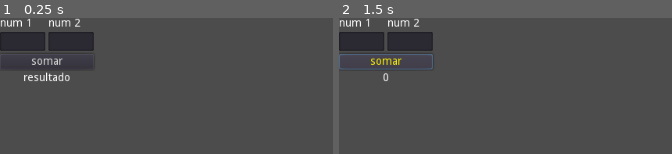
Above: before the commit, frames 1-2 (left to right).
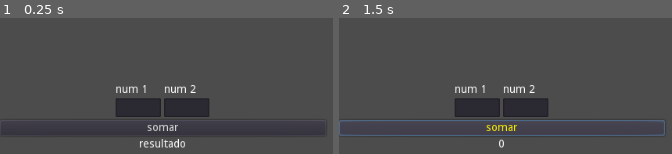
Above: after the commit, the same moments.

Repository: RenatoMontanher/ProjPedagDevGames
Game: Godot game, scene res://cenas/exercicio2.tscn
Same seed, same stepped clock (60 frames per second), same inputs: the game is played once before the commit and once after it. This scene is started directly instead of the project's main scene.
Inputs:
- Up to frame 1 (0.25 s): no input
- Up to frame 2 (1.5 s): click "somar" at 0.5 s; click "somar" at 1.25 s

The runs differ from the first frame. In frame 1, 11% of the frame differs, in the area x 0-94%, y 0-96%; in frame 2, 11%, in the area x 0-98%, y 0-96%.

Commit message:
resolução exercicio 3

Diff:
--- a/cenas/exercicio2.tscn
+++ b/cenas/exercicio2.tscn
@@ -2,7 +2,7 @@
 
 [ext_resource path="res://scripts/btnSomar.gd" type="Script" id=1]
 
-[node name="exercicio2" type="Node2D" index="0"]
+[node name="exercicio2" type="Node2D"]
 
 [node name="HBoxContainer" type="VBoxContainer" parent="." index="0"]
 
@@ -10,15 +10,15 @@
 anchor_top = 0.0
 anchor_right = 0.0
 anchor_bottom = 0.0
-margin_right = 40.0
-margin_bottom = 40.0
-rect_pivot_offset = Vector2( 0, 0 )
-rect_clip_content = false
-mouse_filter = 1
-mouse_default_cursor_shape = 0
-size_flags_horizontal = 1
-size_flags_vertical = 1
-alignment = 0
+margin_right = 417.0
+margin_bottom = 255.0
+rect_pivot_offset = Vector2( 0, 0 )
+rect_clip_content = false
+mouse_filter = 1
+mouse_default_cursor_shape = 0
+size_flags_horizontal = 1
+size_flags_vertical = 1
+alignment = 1
 _sections_unfolded = [ "Margin" ]
 
 [node name="HBoxContainer" type="HBoxContainer" parent="HBoxContainer" index="0"]
@@ -27,15 +27,16 @@
 anchor_top = 0.0
 anchor_right = 0.0
 anchor_bottom = 0.0
-margin_right = 120.0
-margin_bottom = 42.0
-rect_pivot_offset = Vector2( 0, 0 )
-rect_clip_content = false
-mouse_filter = 1
-mouse_default_cursor_shape = 0
-size_flags_horizontal = 1
-size_flags_vertical = 1
-alignment = 0
+margin_top = 85.0
+margin_right = 417.0
+margin_bottom = 127.0
+rect_pivot_offset = Vector2( 0, 0 )
+rect_clip_content = false
+mouse_filter = 1
+mouse_default_cursor_shape = 0
+size_flags_horizontal = 1
+size_flags_vertical = 1
+alignment = 1
 
 [node name="VBoxContainer" type="VBoxContainer" parent="HBoxContainer/HBoxContainer" index="0"]
 
@@ -43,7 +44,8 @@
 anchor_top = 0.0
 anchor_right = 0.0
 anchor_bottom = 0.0
-margin_right = 58.0
+margin_left = 148.0
+margin_right = 206.0
 margin_bottom = 42.0
 rect_pivot_offset = Vector2( 0, 0 )
 rect_clip_content = false
@@ -101,16 +103,16 @@
 anchor_top = 0.0
 anchor_right = 0.0
 anchor_bottom = 0.0
-margin_left = 62.0
-margin_right = 120.0
-margin_bottom = 42.0
-rect_pivot_offset = Vector2( 0, 0 )
-rect_clip_content = false
-mouse_filter = 1
-mouse_default_cursor_shape = 0
-size_flags_horizontal = 1
-size_flags_vertical = 1
-alignment = 0
+margin_left = 210.0
+margin_right = 268.0
+margin_bottom = 42.0
+rect_pivot_offset = Vector2( 0, 0 )
+rect_clip_content = false
+mouse_filter = 1
+mouse_default_cursor_shape = 0
+size_flags_horizontal = 1
+size_flags_vertical = 1
+alignment = 1
 
 [node name="Label" type="Label" parent="HBoxContainer/HBoxContainer/VBoxContainer2" index="0"]
 
@@ -160,9 +162,9 @@
 anchor_top = 0.0
 anchor_right = 0.0
 anchor_bottom = 0.0
-margin_top = 46.0
-margin_right = 120.0
-margin_bottom = 66.0
+margin_top = 131.0
+margin_right = 417.0
+margin_bottom = 151.0
 rect_pivot_offset = Vector2( 0, 0 )
 rect_clip_content = false
 focus_mode = 2
@@ -180,7 +182,7 @@
 flat = false
 align = 1
 script = ExtResource( 1 )
-_sections_unfolded = [ "custom_colors" ]
+_sections_unfolded = [ "Anchor", "Grow Direction", "Theme", "custom_colors" ]
 
 [node name="labelResultado" type="Label" parent="HBoxContainer" index="2"]
 
@@ -188,9 +190,9 @@
 anchor_top = 0.0
 anchor_right = 0.0
 anchor_bottom = 0.0
-margin_top = 70.0
-margin_right = 120.0
-margin_bottom = 84.0
+margin_top = 155.0
+margin_right = 417.0
+margin_bottom = 169.0
 rect_pivot_offset = Vector2( 0, 0 )
 rect_clip_content = false
 mouse_filter = 2
--- a/cenas/teste.tscn
+++ b/cenas/teste.tscn
@@ -1,17 +1,56 @@
-[gd_scene load_steps=2 format=2]
+[gd_scene load_steps=3 format=2]
 
-[ext_resource path="res://TesteButton.gd" type="Script" id=1]
+[ext_resource path="res://exercicio3.theme" type="Theme" id=1]
+[ext_resource path="res://TesteButton.gd" type="Script" id=2]
 
 [node name="teste" type="Node2D" index="0"]
 
-[node name="Button" type="Button" parent="." index="0"]
+[node name="VBoxContainer" type="VBoxContainer" parent="." index="0"]
 
 anchor_left = 0.0
 anchor_top = 0.0
 anchor_right = 0.0
 anchor_bottom = 0.0
-margin_right = 12.0
-margin_bottom = 20.0
+margin_right = 45.0
+margin_bottom = 62.0
+rect_pivot_offset = Vector2( 0, 0 )
+rect_clip_content = false
+mouse_filter = 1
+mouse_default_cursor_shape = 0
+size_flags_horizontal = 1
+size_flags_vertical = 1
+theme = ExtResource( 1 )
+alignment = 0
+_sections_unfolded = [ "Theme" ]
+
+[node name="Label" type="Label" parent="VBoxContainer" index="0"]
+
+anchor_left = 0.0
+anchor_top = 0.0
+anchor_right = 0.0
+anchor_bottom = 0.0
+margin_right = 58.0
+margin_bottom = 14.0
+rect_pivot_offset = Vector2( 0, 0 )
+rect_clip_content = false
+mouse_filter = 2
+mouse_default_cursor_shape = 0
+size_flags_horizontal = 1
+size_flags_vertical = 4
+text = "texto"
+percent_visible = 1.0
+lines_skipped = 0
+max_lines_visible = -1
+
+[node name="Button" type="Button" parent="VBoxContainer" index="1"]
+
+anchor_left = 0.0
+anchor_top = 0.0
+anchor_right = 0.0
+anchor_bottom = 0.0
+margin_top = 18.0
+margin_right = 58.0
+margin_bottom = 32.0
 rect_pivot_offset = Vector2( 0, 0 )
 rect_clip_content = false
 focus_mode = 2
@@ -26,4 +65,53 @@
 text = "teste"
 flat = false
 align = 1
-script = ExtResource( 1 )
+script = ExtResource( 2 )
+_sections_unfolded = [ "Theme" ]
+
+[node name="Button2" type="Button" parent="VBoxContainer" index="2"]
+
+anchor_left = 0.0
+anchor_top = 0.0
+anchor_right = 0.0
+anchor_bottom = 0.0
+margin_top = 36.0
+margin_right = 58.0
+margin_bottom = 50.0
+rect_pivot_offset = Vector2( 0, 0 )
+rect_clip_content = false
+focus_mode = 2
+mouse_filter = 0
+mouse_default_cursor_shape = 0
+size_flags_horizontal = 1
+size_flags_vertical = 1
+toggle_mode = false
+enabled_focus_mode = 2
+shortcut = null
+group = null
+text = "teste"
+flat = false
+align = 1
+script = ExtResource( 2 )
+
+[node name="LineEdit" type="LineEdit" parent="VBoxContainer" index="3"]
+
+anchor_left = 0.0
+anchor_top = 0.0
+anchor_right = 0.0
+anchor_bottom = 0.0
+margin_top = 54.0
+margin_right = 58.0
+margin_bottom = 68.0
+rect_pivot_offset = Vector2( 0, 0 )
+rect_clip_content = false
+focus_mode = 2
+mouse_filter = 0
+mouse_default_cursor_shape = 1
+size_flags_horizontal = 1
+size_flags_vertical = 1
+focus_mode = 2
+context_menu_enabled = true
+placeholder_alpha = 0.6
+caret_blink = false
+caret_blink_speed = 0.65
+caret_position = 0
Binary file added: Pacifico.ttf
Binary file added: exercicio3.theme
Binary file added: letraAmarela.theme
